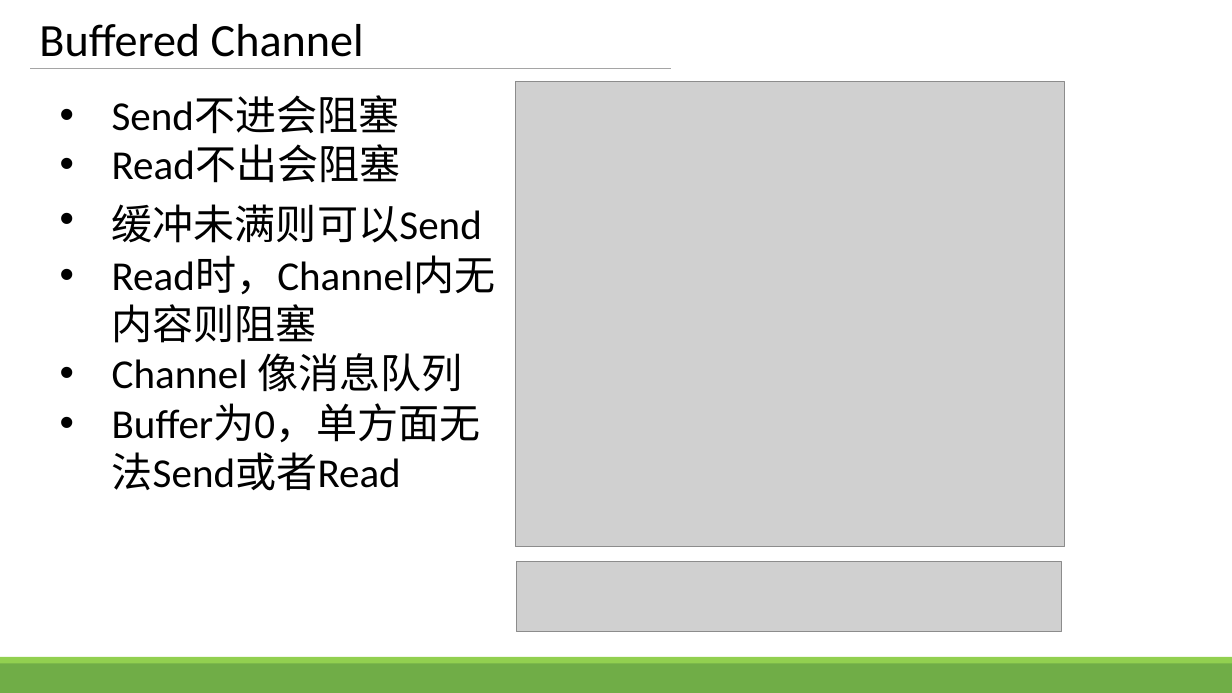
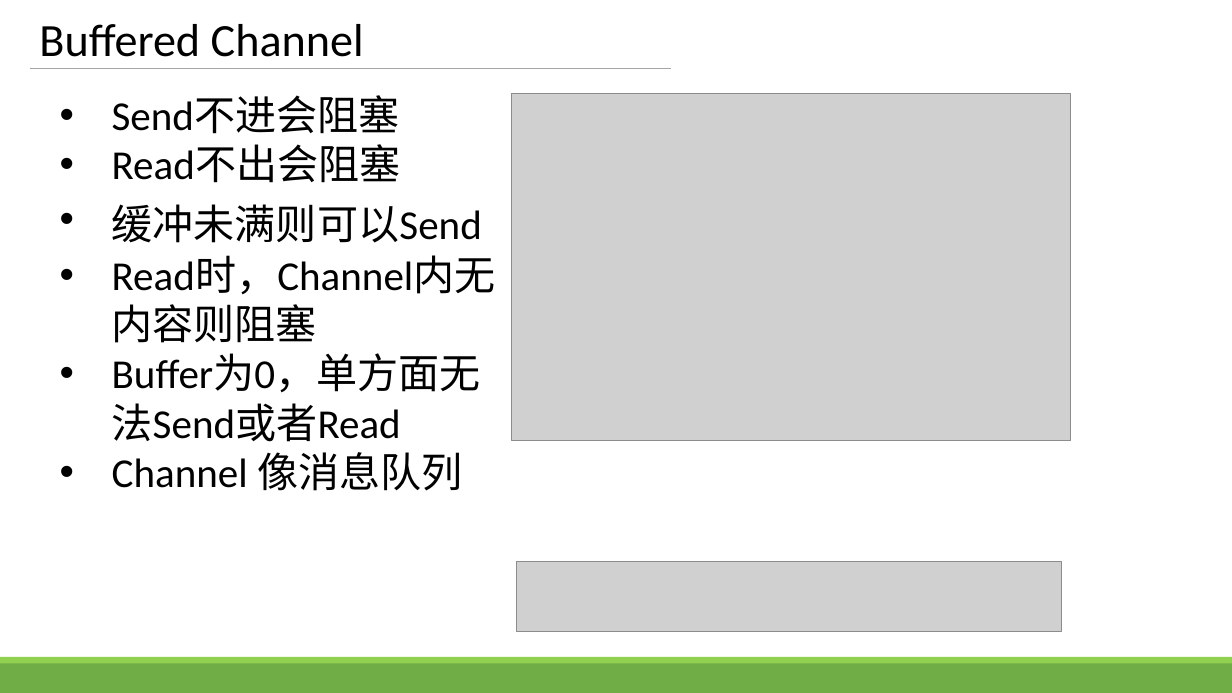
Before and after one commit to zhengbr2/sharing, a slide deck: slide 10 of GolangConcurency.pptx. Drawn at 1232x693 pixels with LibreOffice and Linux fonts; fonts in the diff are those of the drawing; grey boxes stand for pictures. Boxes give left, top, right and bottom in pixels: in the first picture for what was removed or moved away, otherwise in the second. Text is boxed around its words. In the diff, an @@ line names an element or a change of style, - is before the commit and + after.

```diff
--- a/GolangConcurency.pptx
+++ b/GolangConcurency.pptx
@@ picture: place and size @@
-picture at [515,82,1065,547]
+picture at [512,93,1071,441]
@@ text at [112,355,481,442]: paragraph added @@
+• Buffer为0，单方面无法Send或者Read
@@ text at [112,404,481,491]: paragraph removed @@
-• Buffer为0，单方面无法Send或者Read
```
Also in this commit, not shown: 7 other slides changed, 6 other files.
